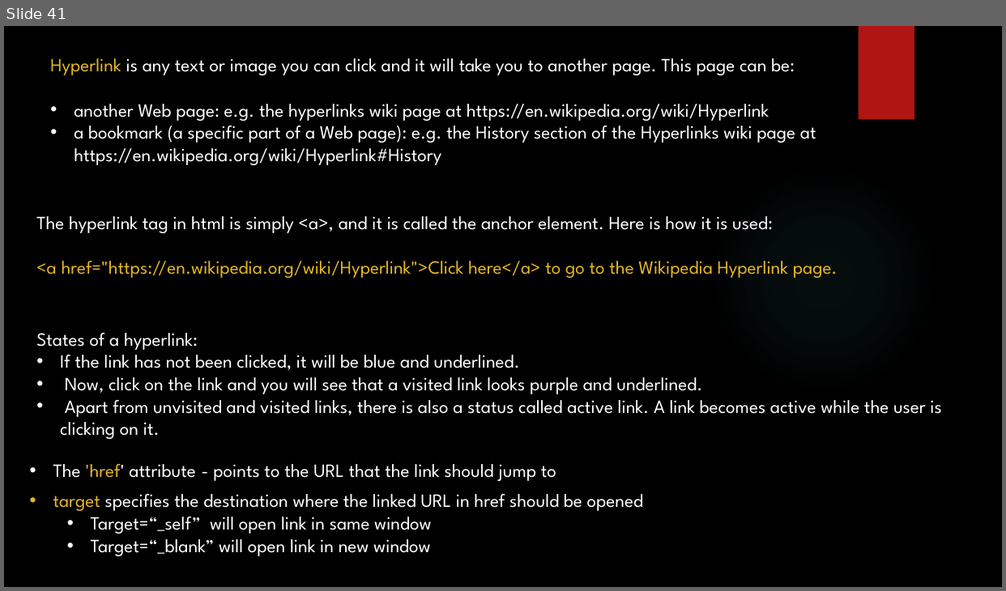
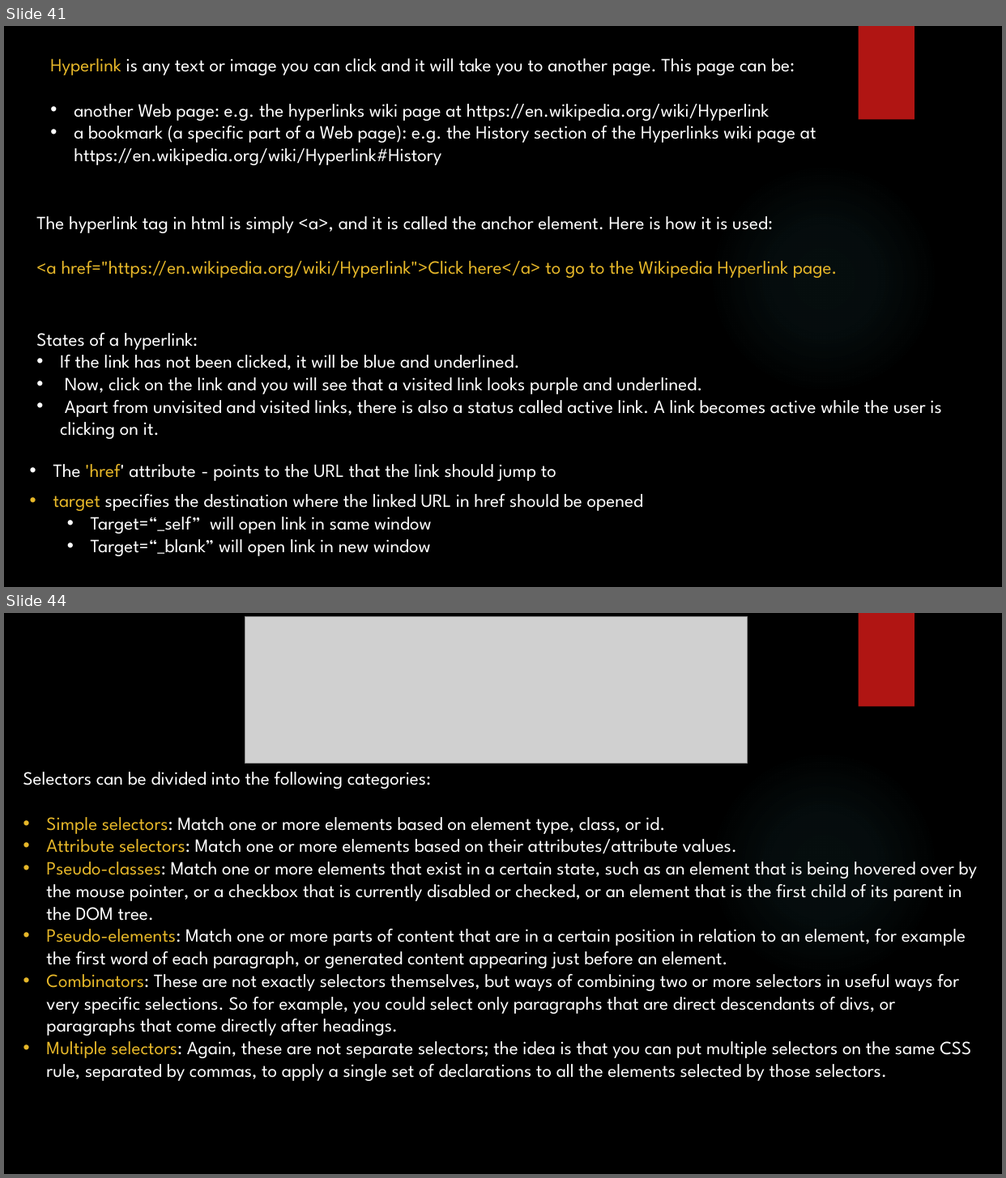
Before and after one commit to yogeshwar1996/HTML5CSS, a slide deck: Fundamentals of HTML and CSS.pptx. Shown one above the other, each under a label of ours: slide 41 before the commit, slides 41 and 44 after it; the slides between them are not shown. The pictures are 1006x591 and 1006x1178 pixels, drawn with LibreOffice and Linux fonts; fonts in the diff are those of the drawing; grey boxes stand for pictures; background and template pictures are left out. Boxes give left, top, right and bottom in pixels: in the first picture for what was removed or moved away, otherwise in the second. Text is boxed around its words. In the diff, an @@ line names an element or a change of style, - is before the commit and + after.

Commit message:
Types of CSS selectors

```diff
--- a/Fundamentals of HTML and CSS.pptx
+++ b/Fundamentals of HTML and CSS.pptx
@@ slide 44 added at <box>4,613,1002,1174</box>, background picture (left out); not listed: 2 template elements that a slide beside it also shows @@
@@ picture added at <box>245,617,748,764</box> @@
@@ text added at <box>23,772,977,1081</box>, 18 pt, text #FFFFFF @@
+Selectors can be divided into the following categories:
+• Simple selectors: Match one or more elements based on element type, class, or id.
+• Attribute selectors: Match one or more elements based on their attributes/attribute values.
+• Pseudo-classes: Match one or more elements that exist in a certain state, such as an element that is being hovered over by the mouse pointer, or a checkbox that is currently disabled or checked, or an element that is the first child of its parent in the DOM tree.
+• Pseudo-elements: Match one or more parts of content that are in a certain position in relation to an element, for example the first word of each paragraph, or generated content appearing just before an element.
+• Combinators: These are not exactly selectors themselves, but ways of combining two or more selectors in useful ways for very specific selections. So for example, you could select only paragraphs that are direct descendants of divs, or paragraphs that come directly after headings.
+• Multiple selectors: Again, these are not separate selectors; the idea is that you can put multiple selectors on the same CSS rule, separated by commas, to apply a single set of declarations to all the elements selected by those selectors.
```
Also in this commit, not shown: 1 slide changed, 3 other slides added.
